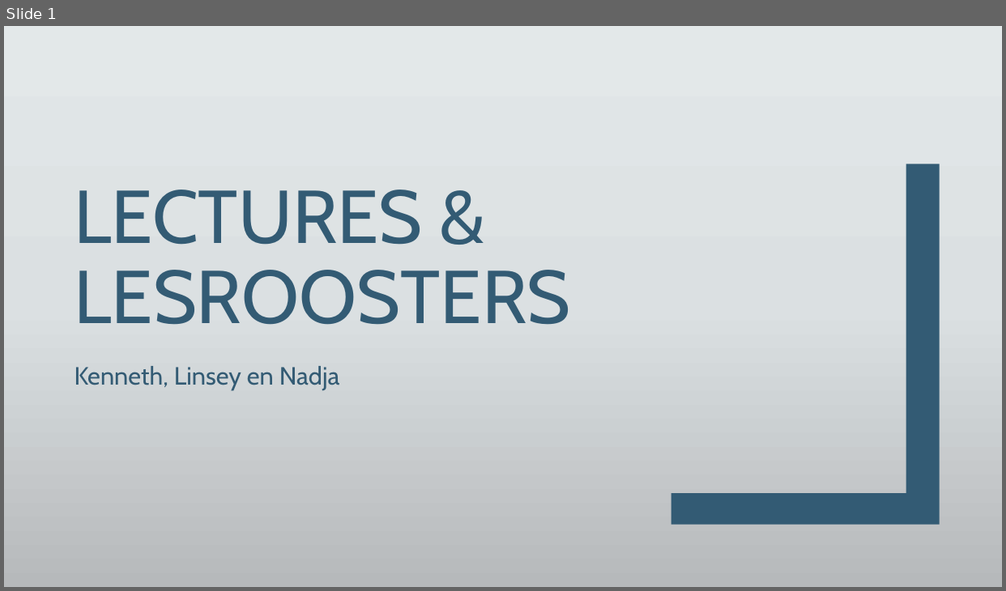
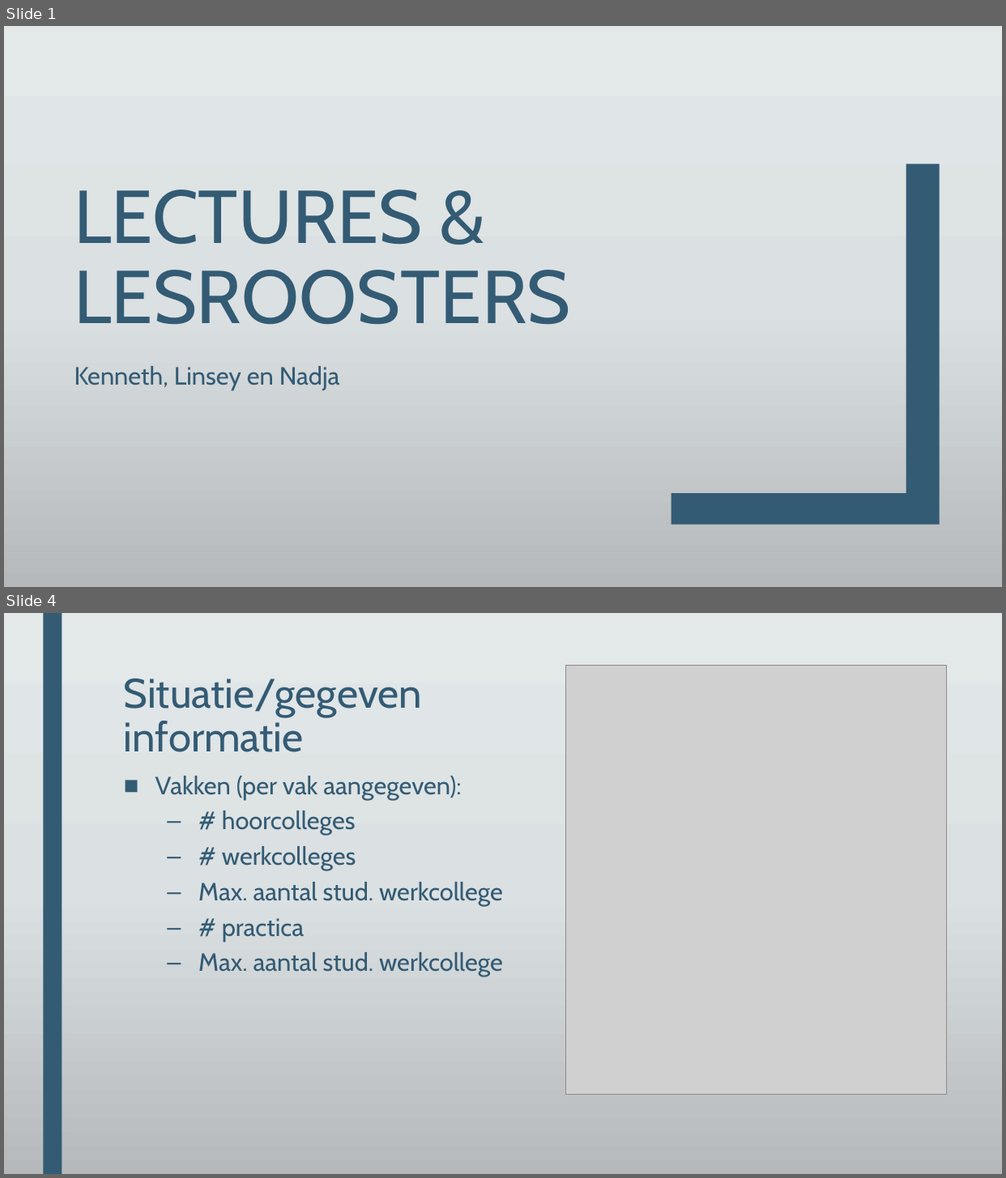
Before and after one commit to DeRoostermakers/Heuristieken, a slide deck: Presentaties/Week1/Lectures & Lesroosters Inleiding.pptx. Shown one above the other, each under a label of ours: slide 1 before the commit, slides 1 and 4 after it; the slides between them are not shown. The pictures are 1006x591 and 1006x1178 pixels, drawn with LibreOffice and Linux fonts; fonts in the diff are those of the drawing; grey boxes stand for pictures; background and template pictures are left out. Boxes give left, top, right and bottom in pixels: in the first picture for what was removed or moved away, otherwise in the second. Text is boxed around its words. In the diff, an @@ line names an element or a change of style, - is before the commit and + after.

```diff
--- a/Presentaties/Week1/Lectures & Lesroosters Inleiding.pptx
+++ b/Presentaties/Week1/Lectures & Lesroosters Inleiding.pptx
@@ slide 4 added at (4, 613, 1002, 1174), background gradient #E3E8EA to #DCE0E2 to #B6BABC @@
@@ rectangle added at (43, 613, 62, 1174), fill #335B74 @@
@@ title added at (124, 678, 422, 752), 39.6 pt, text #335B74 @@
+Situatie/gegeven informatie
@@ picture added at (566, 666, 947, 1095) @@
@@ text added at (155, 776, 503, 977), 24 pt, text #335B74 @@
+■ Vakken (per vak aangegeven):
+  – # hoorcolleges
+  – # werkcolleges
+  – Max. aantal stud. werkcollege
+  – # practica
+  – Max. aantal stud. werkcollege
```
Also in this commit, not shown: 1 slide changed, 5 other slides added, 2 slides removed, 13 other files.
